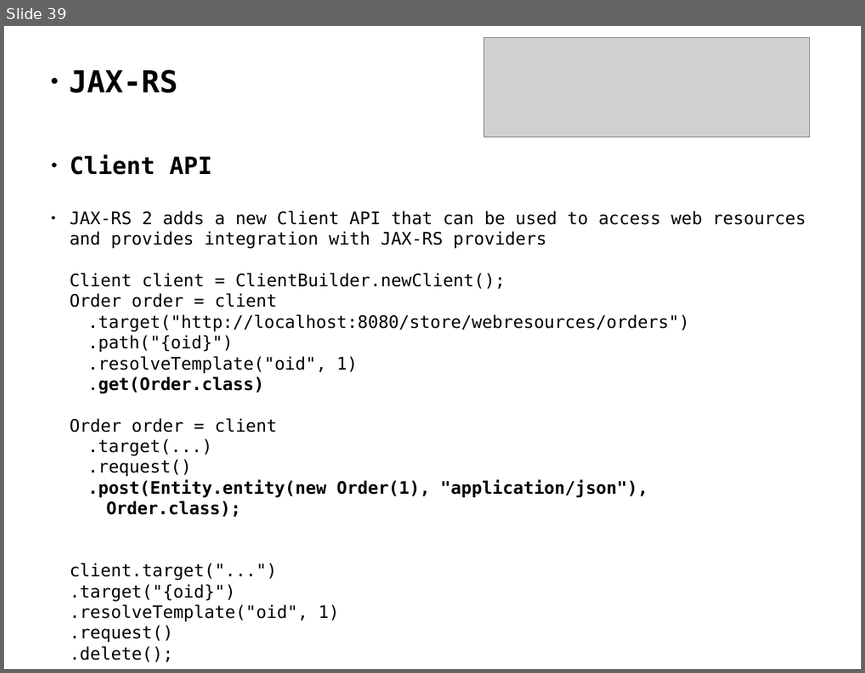
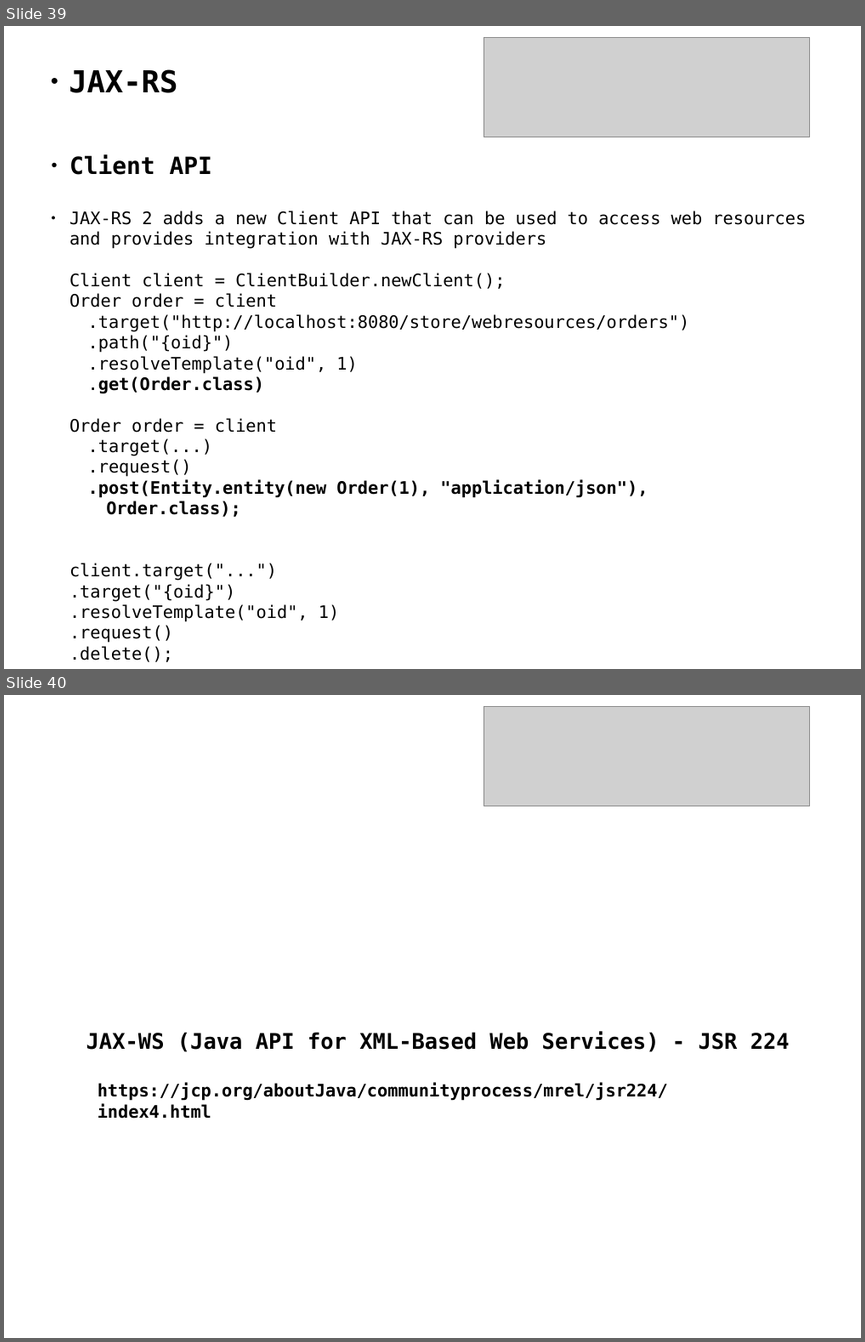
Before and after one commit to delia-popescu/javaee-demo, a slide deck: javaee7.odp. Shown one above the other, each under a label of ours: slide 39 before the commit, slides 39 and 40 after it. The pictures are 865x673 and 865x1342 pixels, drawn with LibreOffice and Linux fonts; fonts in the diff are those of the drawing; grey boxes stand for pictures. Boxes give left, top, right and bottom in pixels: in the first picture for what was removed or moved away, otherwise in the second. Text is boxed around its words. In the diff, an @@ line names an element or a change of style, - is before the commit and + after.

```diff
--- a/javaee7.odp
+++ b/javaee7.odp
@@ slide 40 added at (x1=4, y1=695, x2=861, y2=1338), background #FFFFFF @@
@@ picture added at (x1=483, y1=707, x2=811, y2=806) @@
@@ subtitle added at (x1=86, y1=1032, x2=789, y2=1052), 20 pt, text #000000, bold @@
+JAX-WS (Java API for XML-Based Web Services) - JSR 224
@@ text added at (x1=98, y1=1083, x2=668, y2=1118), 16 pt, text #000000, bold @@
+https://jcp.org/aboutJava/communityprocess/mrel/jsr224/index4.html
```
Also in this commit, not shown: 31 other slides added, 26 slides removed, 43 other files.
